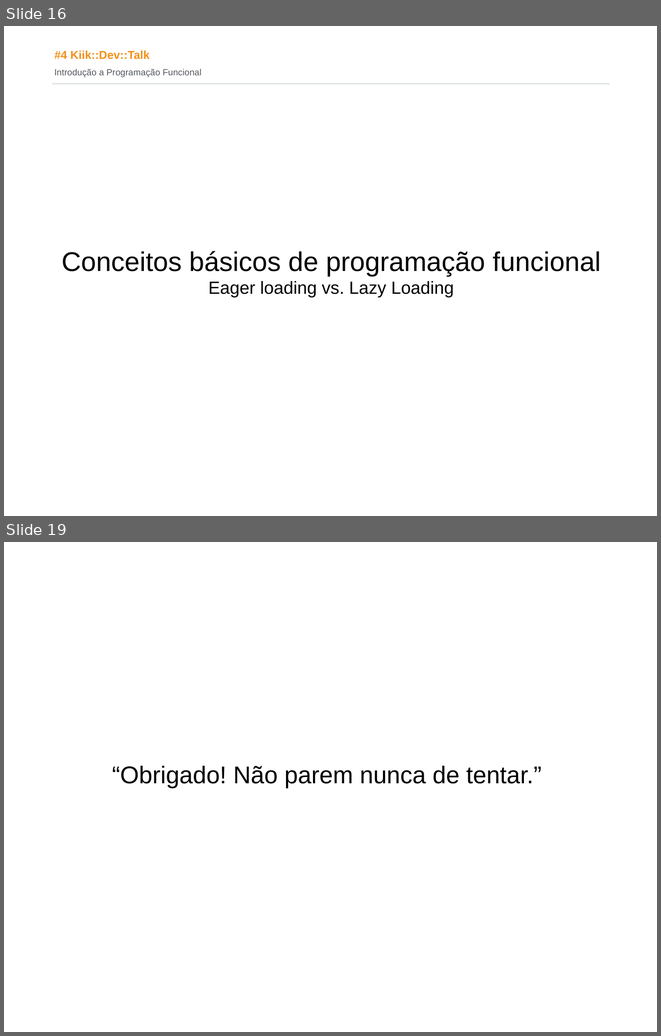
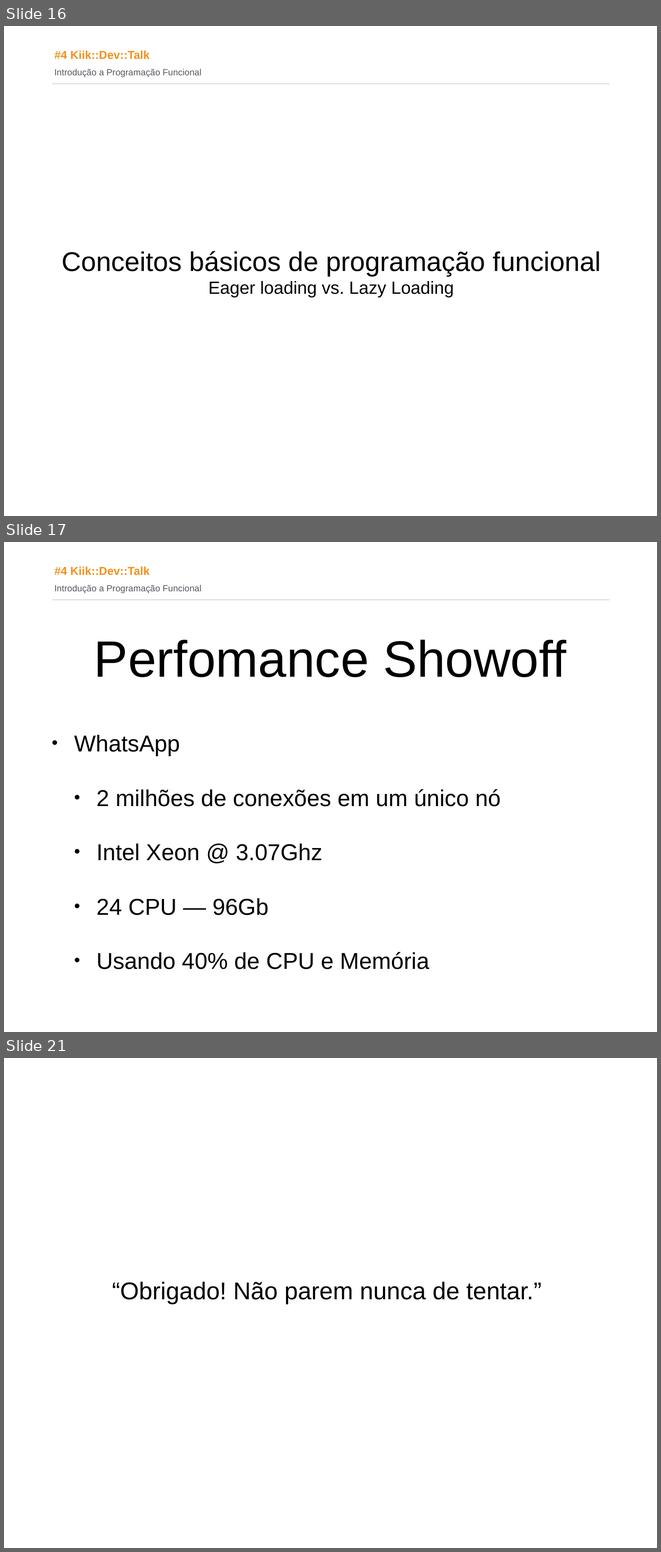
Before and after one commit to lucca65/minicurso_elixir, a slide deck: Slides/Minicurso Elixir.pptx. Shown one above the other, each under a label of ours: slides 16 and 19 before the commit, slides 16, 17 and 21 after it; the slides between them are not shown. The pictures are 661x1036 and 661x1552 pixels, drawn with LibreOffice and Linux fonts; fonts in the diff are those of the drawing. Boxes give left, top, right and bottom in pixels: in the first picture for what was removed or moved away, otherwise in the second. Text is boxed around its words. In the diff, an @@ line names an element or a change of style, - is before the commit and + after.

```diff
--- a/Slides/Minicurso Elixir.pptx
+++ b/Slides/Minicurso Elixir.pptx
@@ slide 17 added at box(4, 542, 657, 1032), background #FFFFFF; not listed: 3 template elements that a slide beside it also shows @@
@@ title added at box(94, 640, 566, 677), 80 pt, text #000000 @@
+Perfomance Showoff
@@ text added at box(74, 734, 501, 969), 36 pt, text #000000 @@
+• WhatsApp
+  • 2 milhões de conexões em um único nó
+  • Intel Xeon @ 3.07Ghz
+  • 24 CPU — 96Gb
+  • Usando 40% de CPU e Memória
@@ what was slide 19 is now slide 21 @@
```
Also in this commit, not shown: 1 other slide added, 2 other files.
